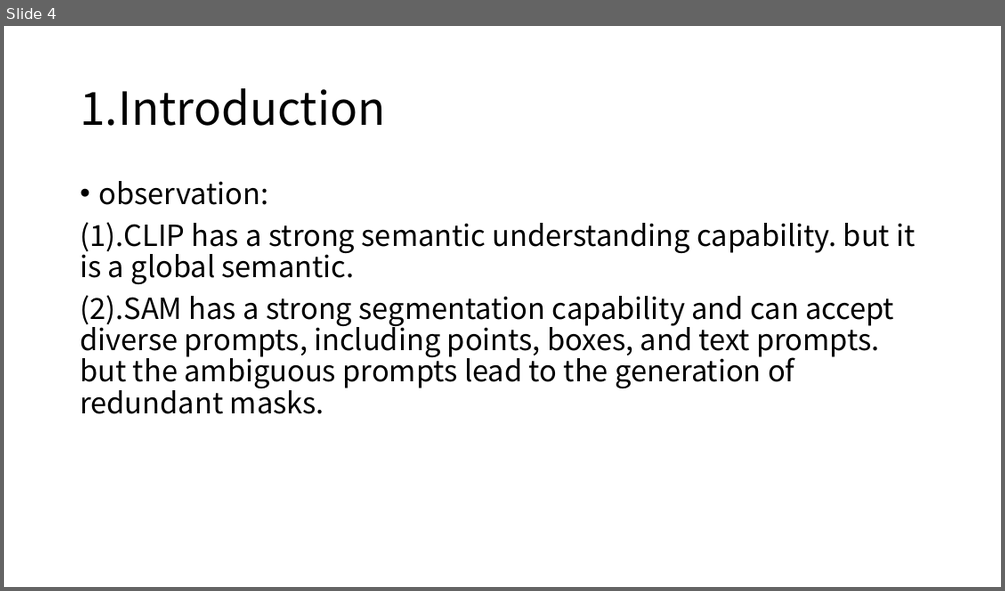
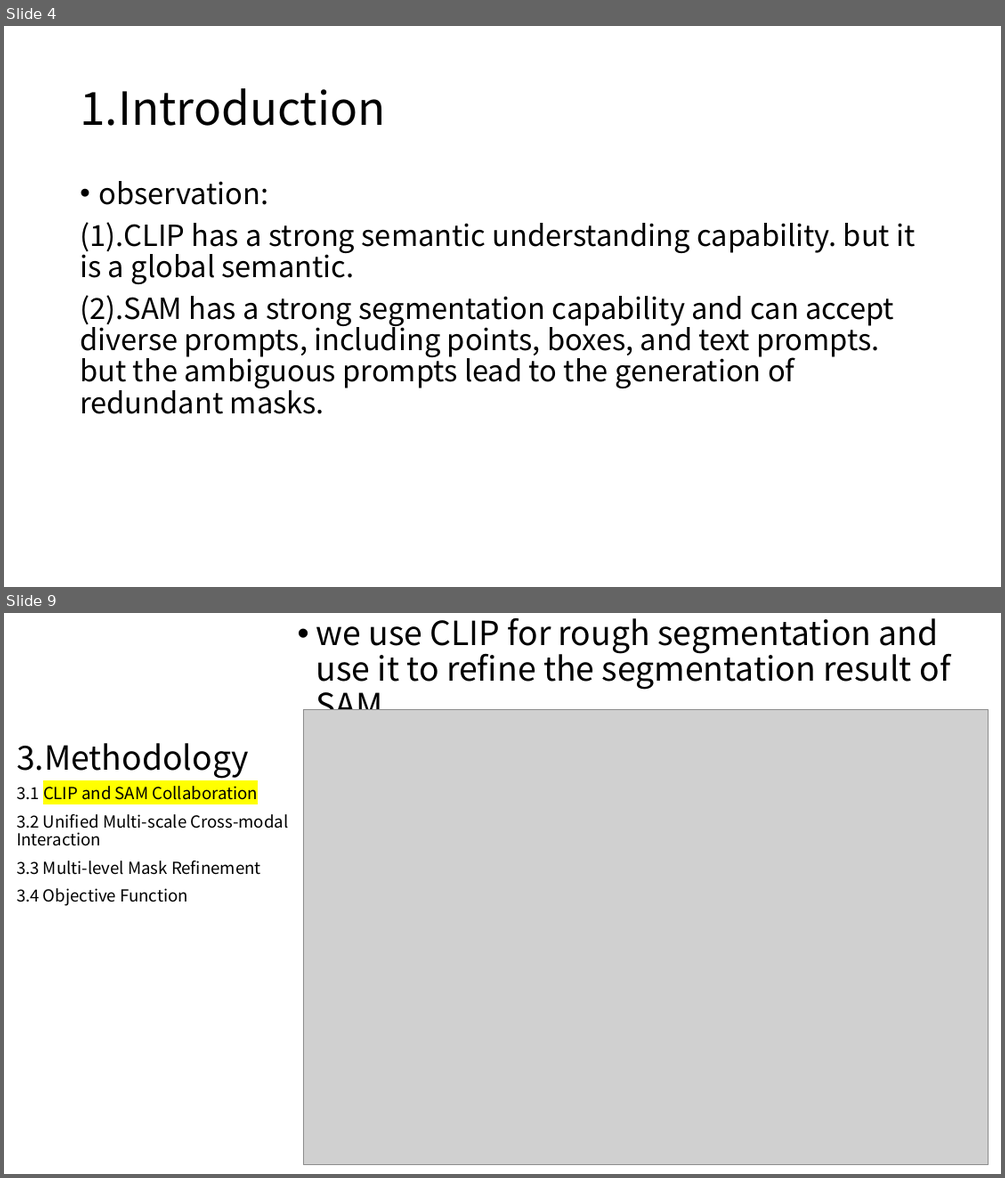
Before and after one commit to wushengxin2012/fileRepository, a slide deck: SAM-CLIP-2401.12665v2.pptx. Shown one above the other, each under a label of ours: slide 4 before the commit, slides 4 and 9 after it; the slides between them are not shown. The pictures are 1005x591 and 1005x1178 pixels, drawn with LibreOffice and Linux fonts; fonts in the diff are those of the drawing; grey boxes stand for pictures. Boxes give left, top, right and bottom in pixels: in the first picture for what was removed or moved away, otherwise in the second. Text is boxed around its words. In the diff, an @@ line names an element or a change of style, - is before the commit and + after.

```diff
--- a/SAM-CLIP-2401.12665v2.pptx
+++ b/SAM-CLIP-2401.12665v2.pptx
@@ slide 9 added at (4,613,1001,1174), background #FFFFFF @@
@@ text added at (316,618,950,710), 32 pt, text #000000 @@
+• we use CLIP for rough segmentation and use it to refine the segmentation result of SAM.
@@ picture added at (303,709,988,1164) @@
@@ title added at (16,743,249,779), 32 pt, text #000000 @@
+3.Methodology
@@ text added at (16,782,289,906), 16 pt, text #000000 @@
+3.1 CLIP and SAM Collaboration
+3.2 Unified Multi-scale Cross-modal Interaction
+3.3 Multi-level Mask Refinement
+3.4 Objective Function
```
Also in this commit, not shown: 7 other slides added, 2 other files.
